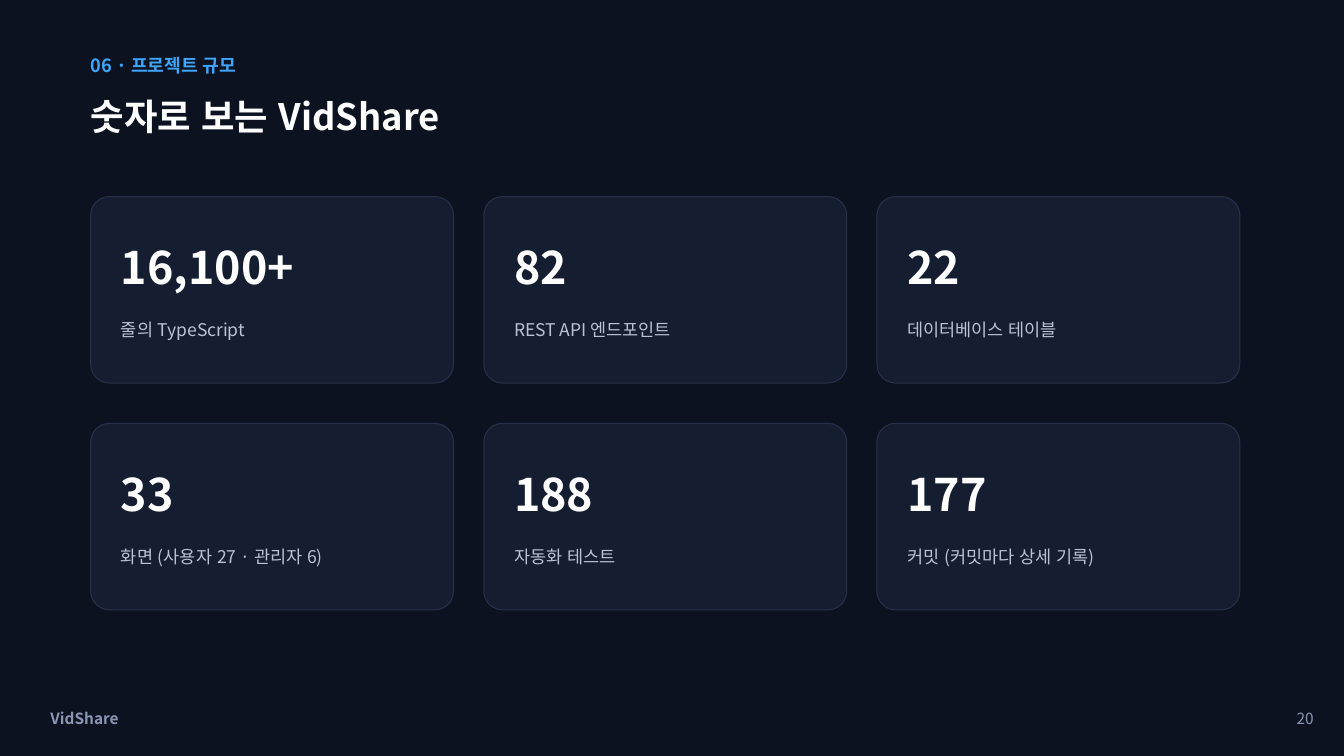
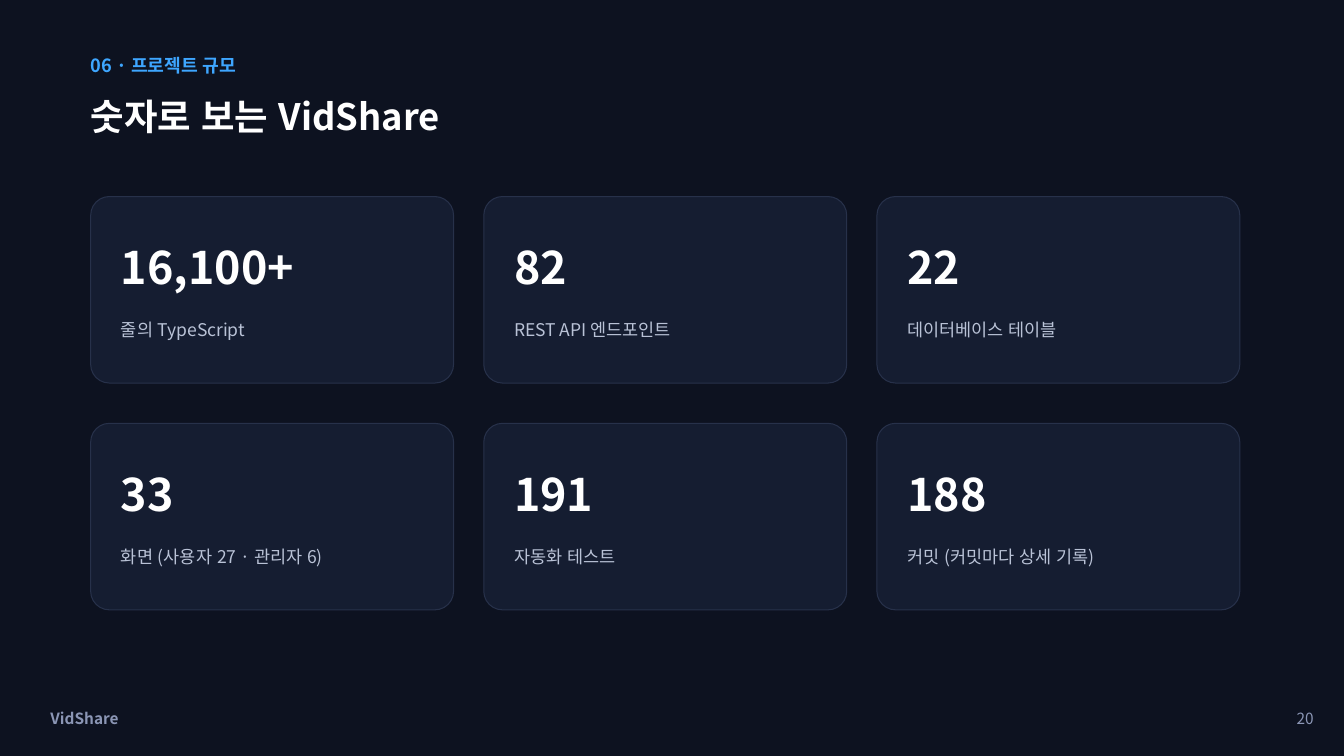
Before and after one commit to samam0234/vidshare, a slide deck: slide 20 of portfolio/VidShare-포트폴리오.pptx. Drawn at 1344x756 pixels with LibreOffice and Linux fonts; fonts in the diff are those of the drawing. Boxes give left, top, right and bottom in pixels: in the first picture for what was removed or moved away, otherwise in the second. Text is boxed around its words. In the diff, an @@ line names an element or a change of style, - is before the commit and + after.

```diff
--- a/portfolio/VidShare-포트폴리오.pptx
+++ b/portfolio/VidShare-포트폴리오.pptx
@@ text at [514, 477, 593, 512]: text changed @@
-188
+191
@@ text at [907, 477, 986, 512]: text changed @@
-177
+188
```
Also in this commit, not shown: 3 other slides changed, 10 other files.
